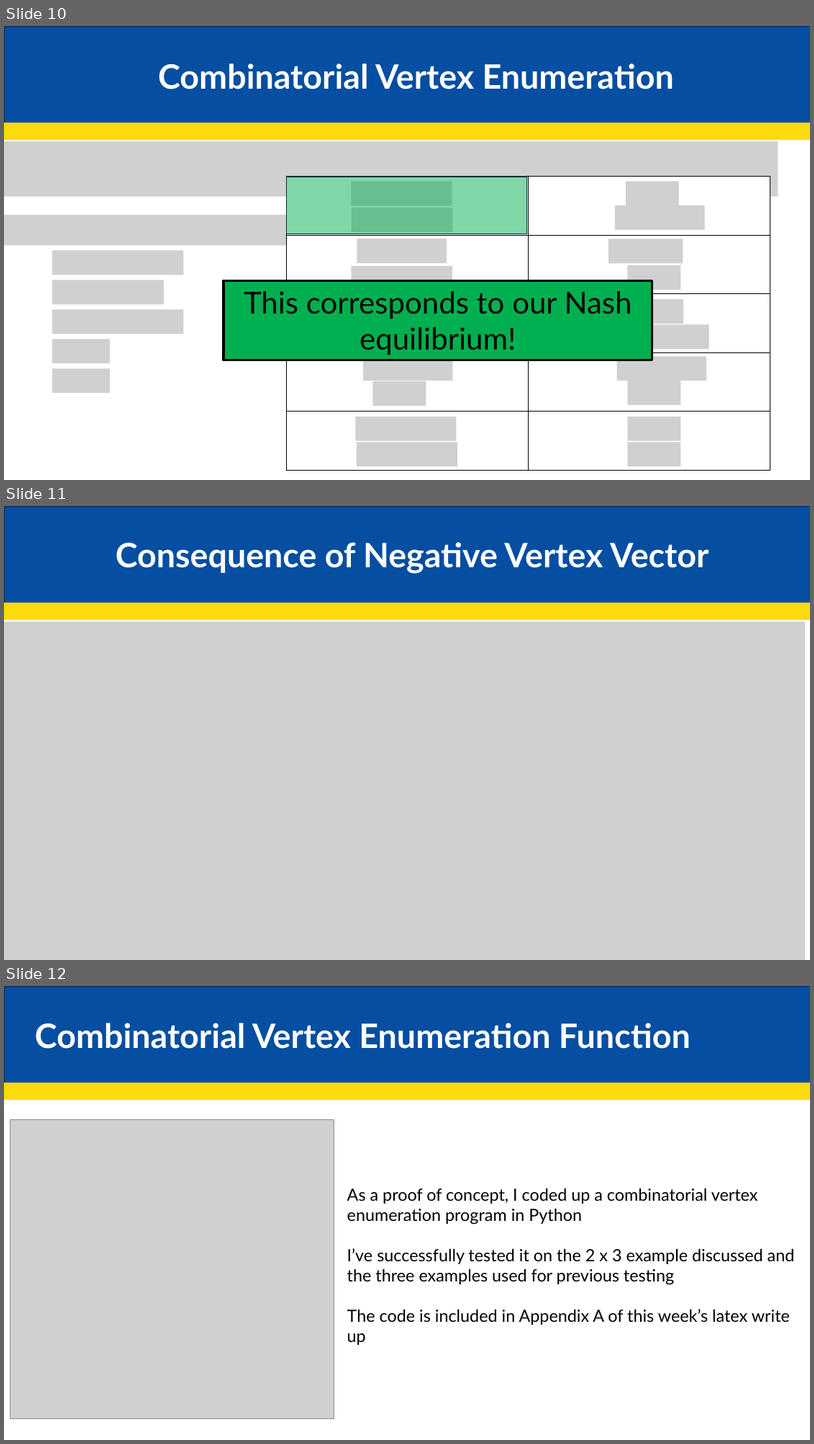
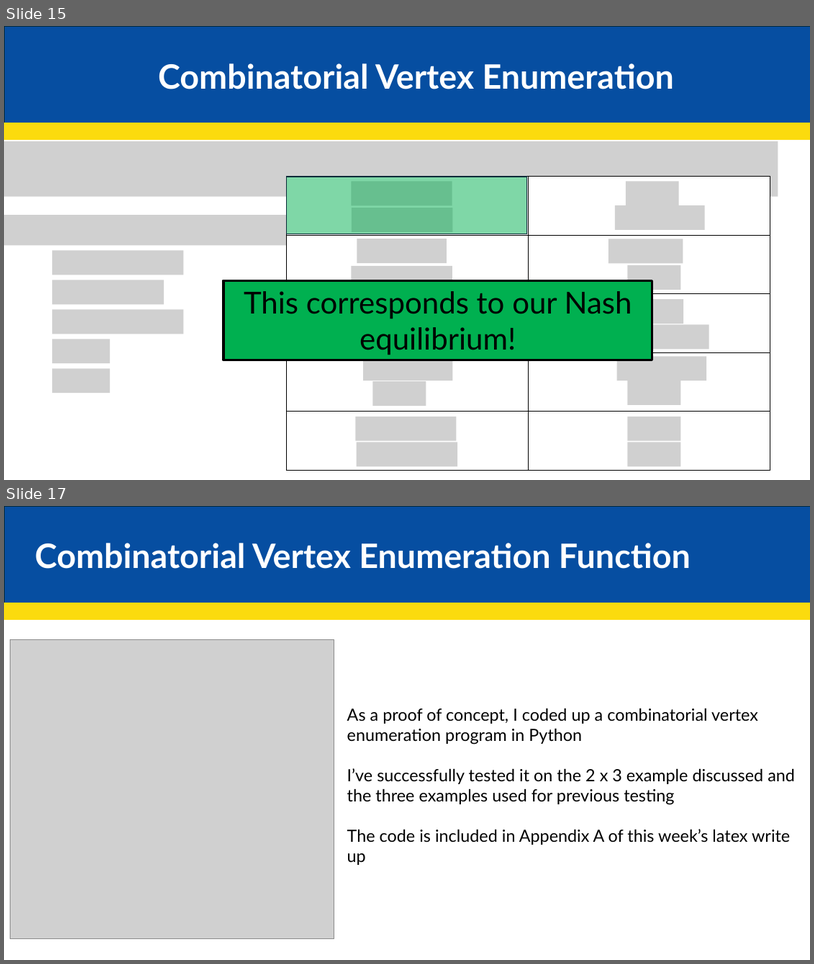
Before and after one commit to JakeCisc210/Candidacy, a slide deck: Reading Course/Presentations/Game Theory Five.pptx. Shown one above the other, each under a label of ours: slides 10, 11 and 12 before the commit, slides 15 and 17 after it; the slides between them are not shown. The pictures are 814x1444 and 814x964 pixels, drawn with LibreOffice and Linux fonts; fonts in the diff are those of the drawing; grey boxes stand for pictures. Boxes give left, top, right and bottom in pixels: in the first picture for what was removed or moved away, otherwise in the second. Text is boxed around its words. In the diff, an @@ line names an element or a change of style, - is before the commit and + after.

```diff
--- a/Reading Course/Presentations/Game Theory Five.pptx
+++ b/Reading Course/Presentations/Game Theory Five.pptx
@@ slide 11 removed at bbox=[4, 506, 810, 960], background #FFFFFF @@
@@ rectangle removed at bbox=[5, 506, 810, 602] @@
@@ text removed at bbox=[116, 542, 709, 574] @@
-Consequence of Negative Vertex Vector
@@ rectangle removed at bbox=[4, 602, 810, 619] @@
@@ picture removed at bbox=[4, 621, 805, 960] @@
@@ what was slide 10 is now slide 15 @@
@@ what was slide 12 is now slide 17 @@
```
Also in this commit, not shown: 1 slide changed, 6 slides added.
